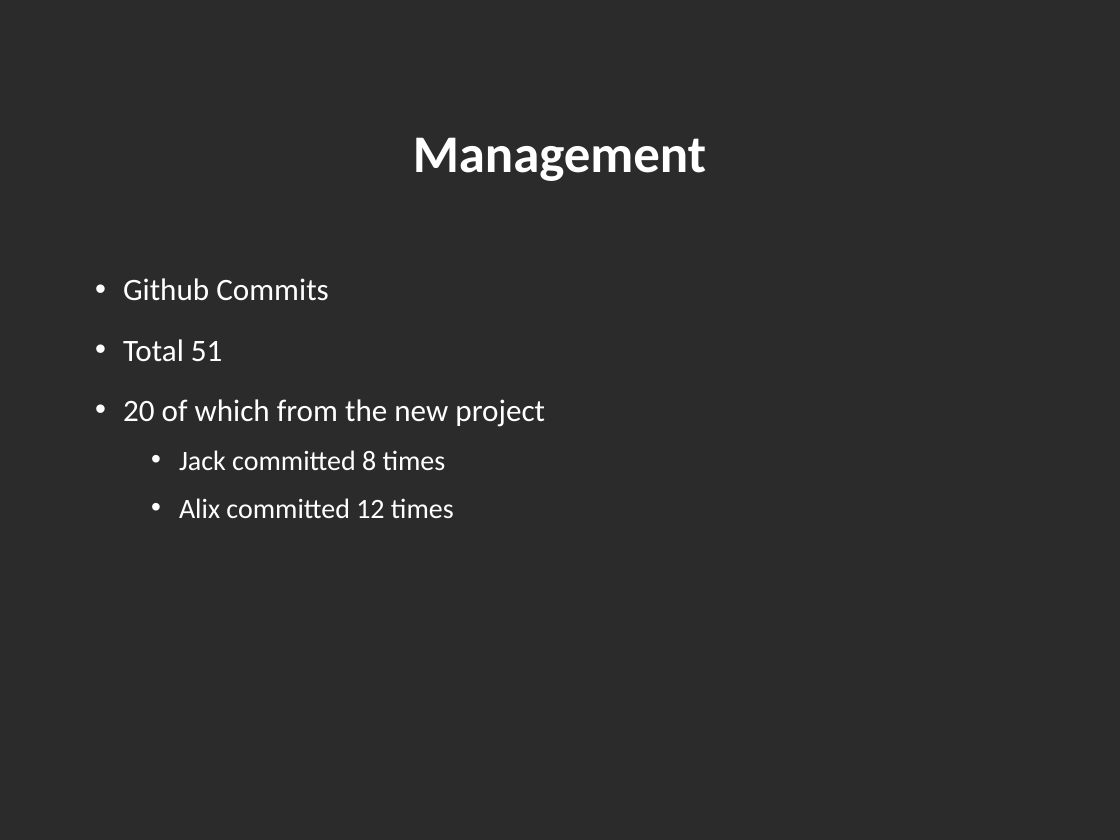
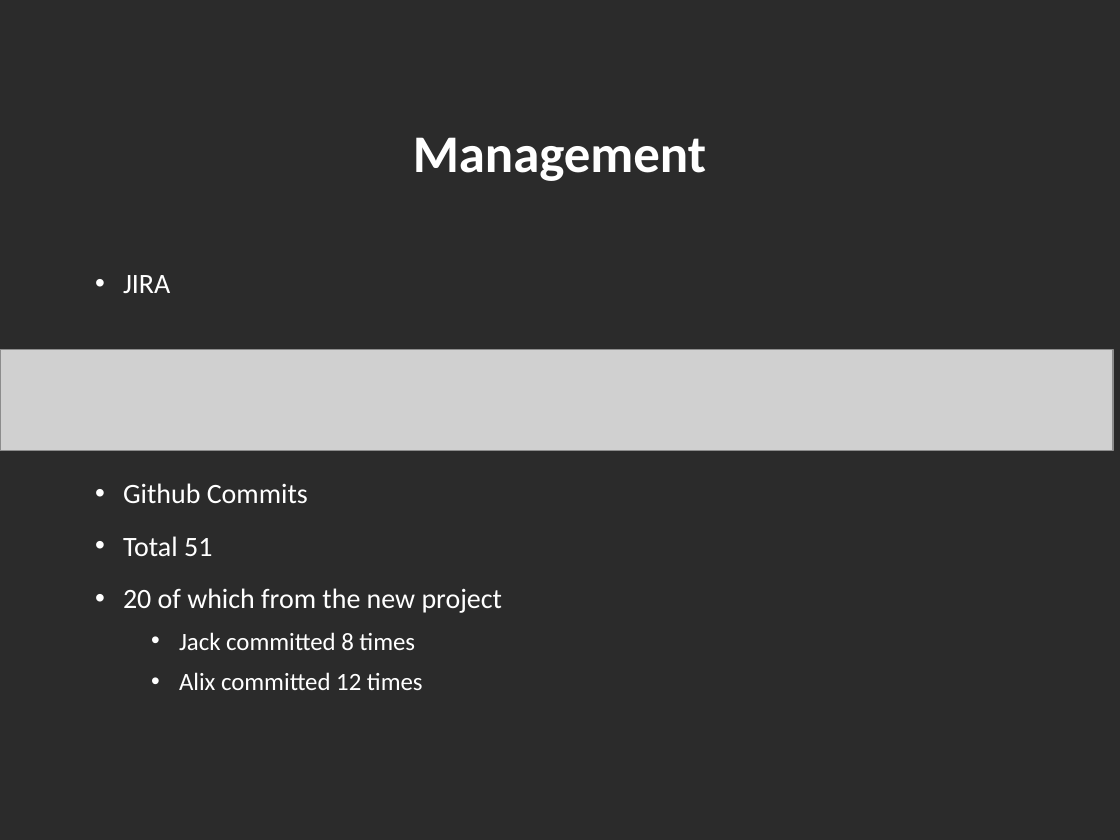
Before and after one commit to UoSGroupProjects1718/mgp-mpg-group-17, a slide deck: slide 8 of presentation_final_pitch.ppt. Drawn at 1120x840 pixels with LibreOffice and Linux fonts; fonts in the diff are those of the drawing; grey boxes stand for pictures; background and template pictures are left out; a plain dark background stands for a picture behind light text. Boxes give left, top, right and bottom in pixels: in the first picture for what was removed or moved away, otherwise in the second. Text is boxed around its words. In the diff, an @@ line names an element or a change of style, - is before the commit and + after.

```diff
--- a/presentation_final_pitch.ppt
+++ b/presentation_final_pitch.ppt
@@ text at bbox=[123, 275, 170, 293]: paragraph added @@
+• JIRA
@@ picture added at bbox=[0, 349, 1113, 451] @@
@@ text at bbox=[123, 483, 503, 690]: size 20 to 18 pt in "Github Commits", "Total 51", "20 of which from the new project"; size 18 to 16 pt in "Jack committed 8 times", "Alix committed 12 times"; line spacing 1.2 to 1.1 @@
```
